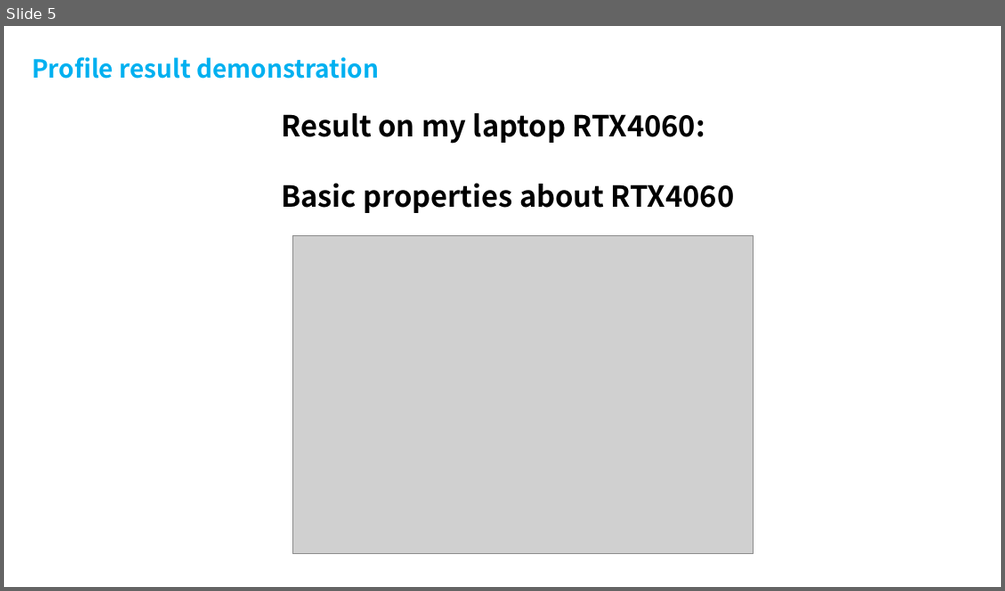
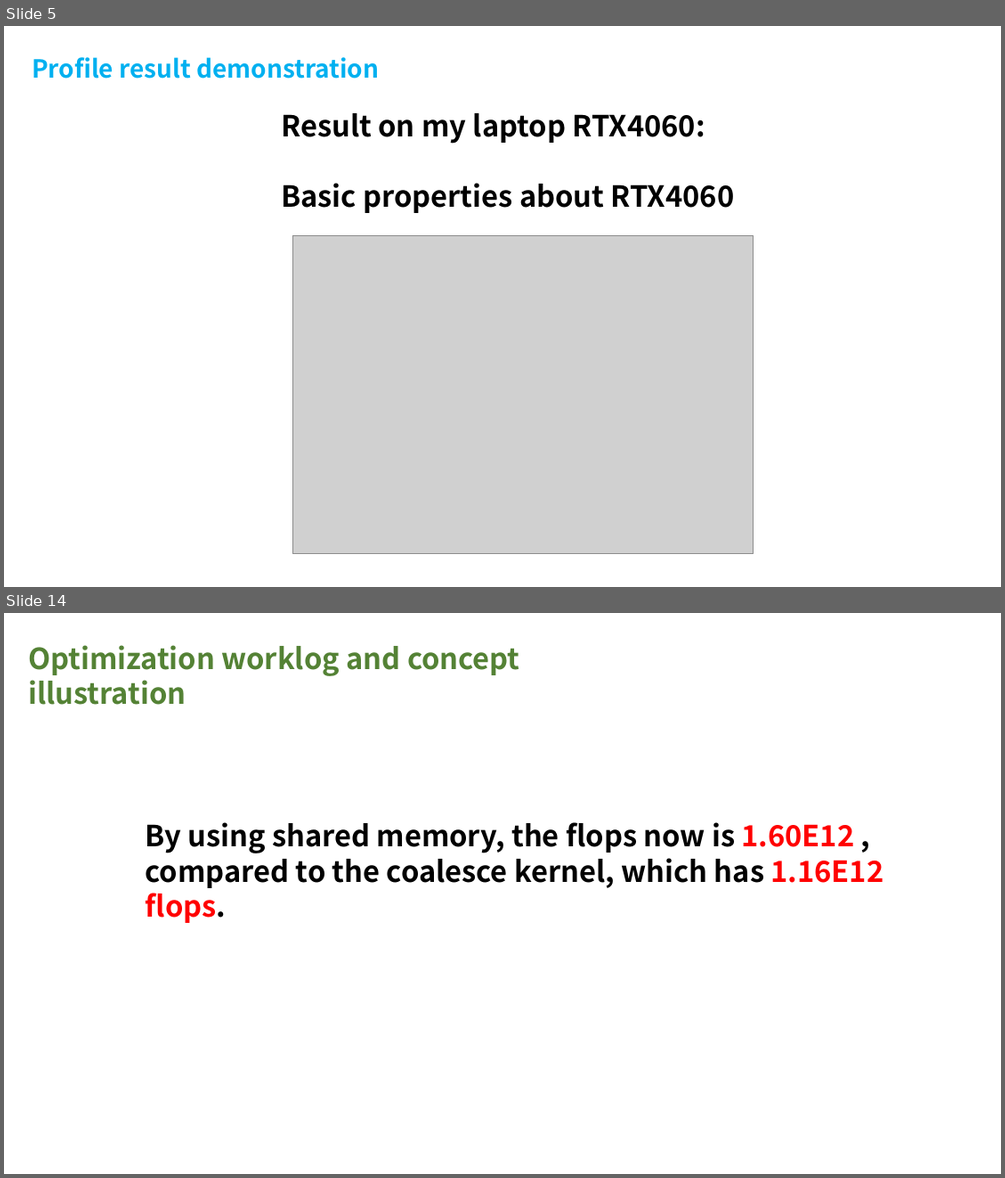
Before and after one commit to InhabitancyCocoon/feather_gemm, a slide deck: docs/presentation.pptx. Shown one above the other, each under a label of ours: slide 5 before the commit, slides 5 and 14 after it; the slides between them are not shown. The pictures are 1005x591 and 1005x1178 pixels, drawn with LibreOffice and Linux fonts; fonts in the diff are those of the drawing; grey boxes stand for pictures. Boxes give left, top, right and bottom in pixels: in the first picture for what was removed or moved away, otherwise in the second. Text is boxed around its words. In the diff, an @@ line names an element or a change of style, - is before the commit and + after.

```diff
--- a/docs/presentation.pptx
+++ b/docs/presentation.pptx
@@ slide 14 added at (x1=4, y1=613, x2=1001, y2=1174), background #FFFFFF @@
@@ text added at (x1=28, y1=645, x2=520, y2=705), 28 pt, text #548235, bold @@
+Optimization worklog and concept illustration
@@ text added at (x1=146, y1=822, x2=883, y2=923), 28 pt, text #000000, bold @@
+By using shared memory, the flops now is 1.60E12 ,
+compared to the coalesce kernel, which has 1.16E12 flops.
```
Also in this commit, not shown: 6 slides changed, 40 other slides added, 5 slides removed.
